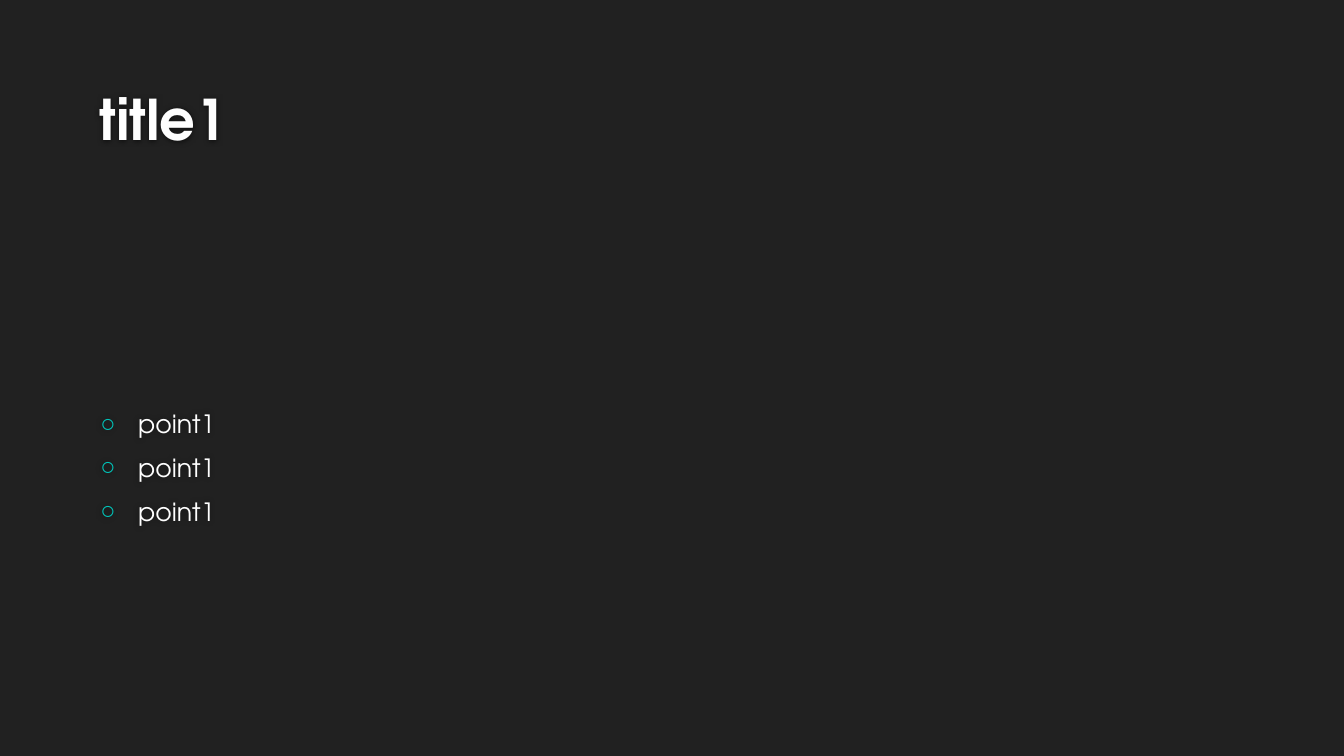
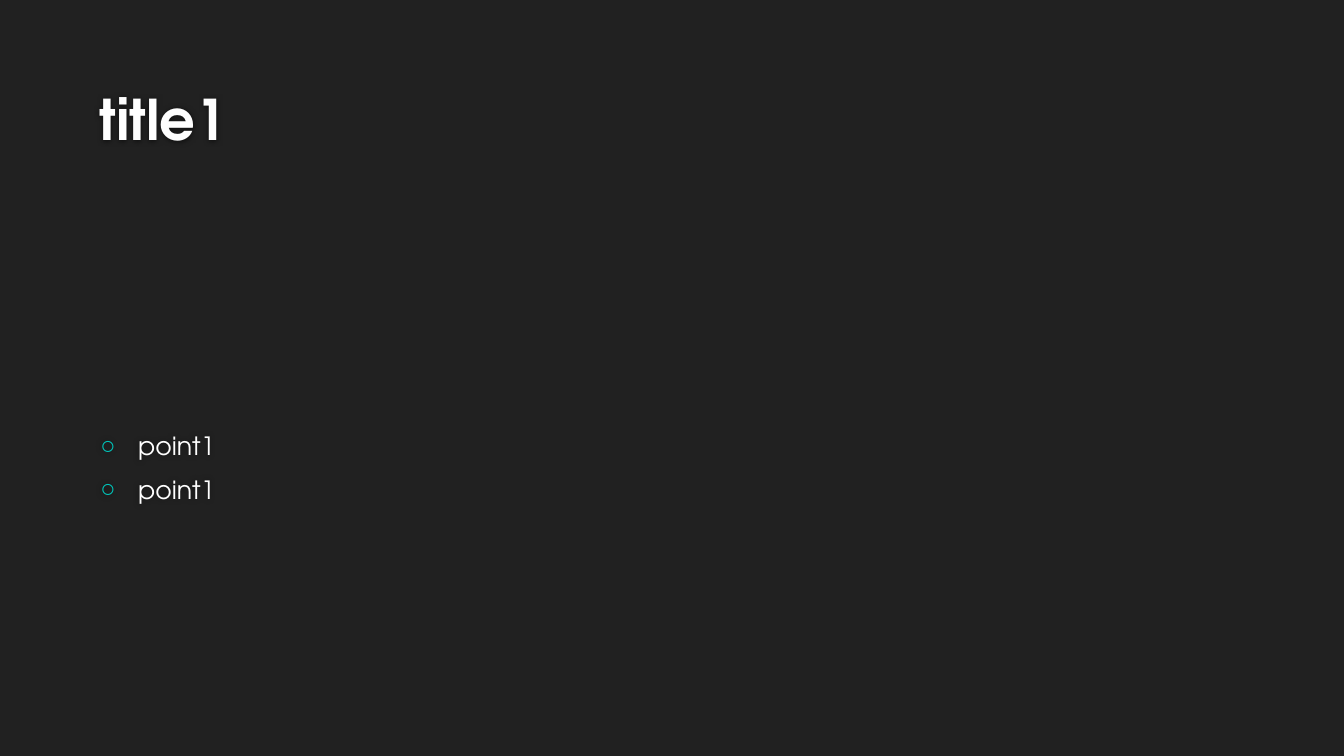
Before and after one commit to TechUniv2018/Handwriting-Recognition, a slide deck: slide 1 of test.pptx. Drawn at 1344x756 pixels with LibreOffice and Linux fonts; fonts in the diff are those of the drawing; background and template pictures are left out. Boxes give left, top, right and bottom in pixels: in the first picture for what was removed or moved away, otherwise in the second. Text is boxed around its words. In the diff, an @@ line names an element or a change of style, - is before the commit and + after.

Commit message:
PPT module completed

```diff
--- a/test.pptx
+++ b/test.pptx
@@ text at box(138, 502, 215, 526): paragraph removed @@
-○ point1
```
Also in this commit, not shown: 1 other file.
